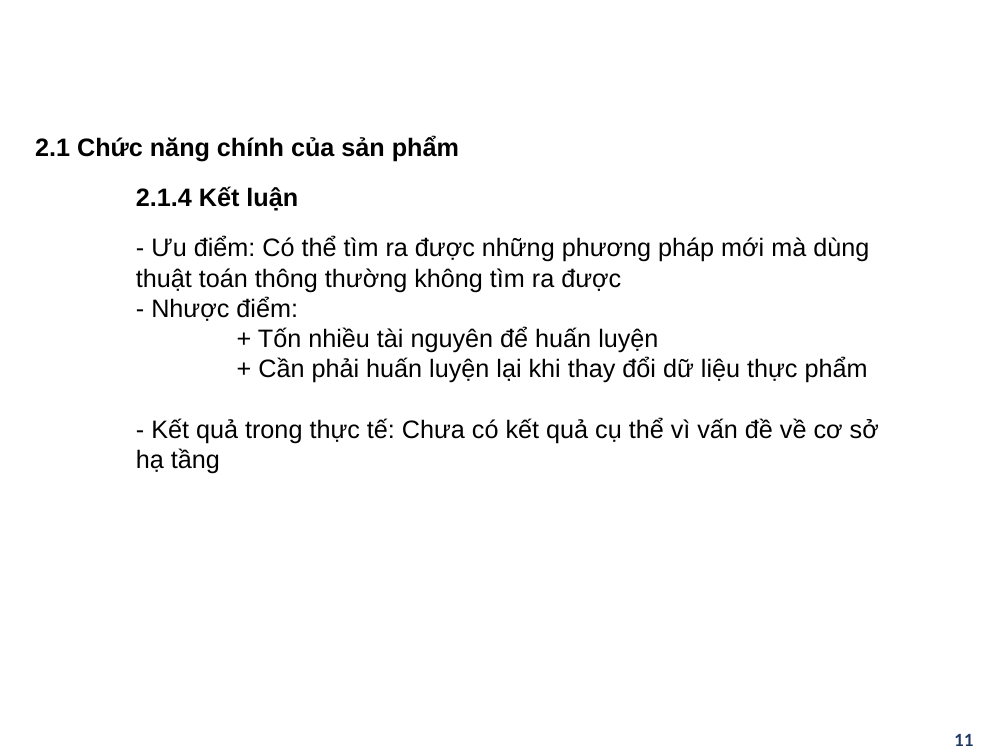
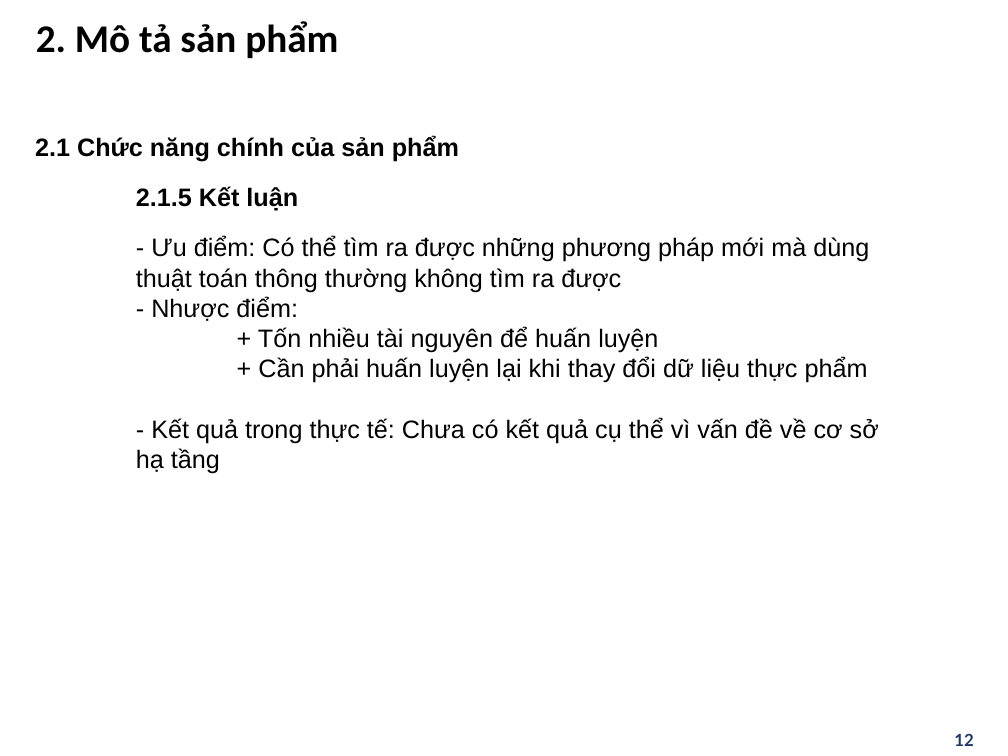
Before and after one commit to zVNoob/meal_suggestion, a slide deck: slide 12 of slides.pptx (slide 11 before the commit). Drawn at 1008x756 pixels with LibreOffice and Linux fonts; fonts in the diff are those of the drawing; background and template pictures are left out. Boxes give left, top, right and bottom in pixels: in the first picture for what was removed or moved away, otherwise in the second. Text is boxed around its words. In the diff, an @@ line names an element or a change of style, - is before the commit and + after.

```diff
--- a/slides.pptx
+++ b/slides.pptx
@@ title "2. Mô tả sản phẩm" at box(36, 21, 338, 58): text colour #FFFFFF to #000000 @@
@@ text at box(136, 186, 298, 211): text changed @@
-2.1.4 Kết luận
+2.1.5 Kết luận
@@ page number at box(954, 733, 973, 746): text changed @@
-11
+12
```
Also in this commit, not shown: 9 other slides changed, 1 slide added, 2 other files.
